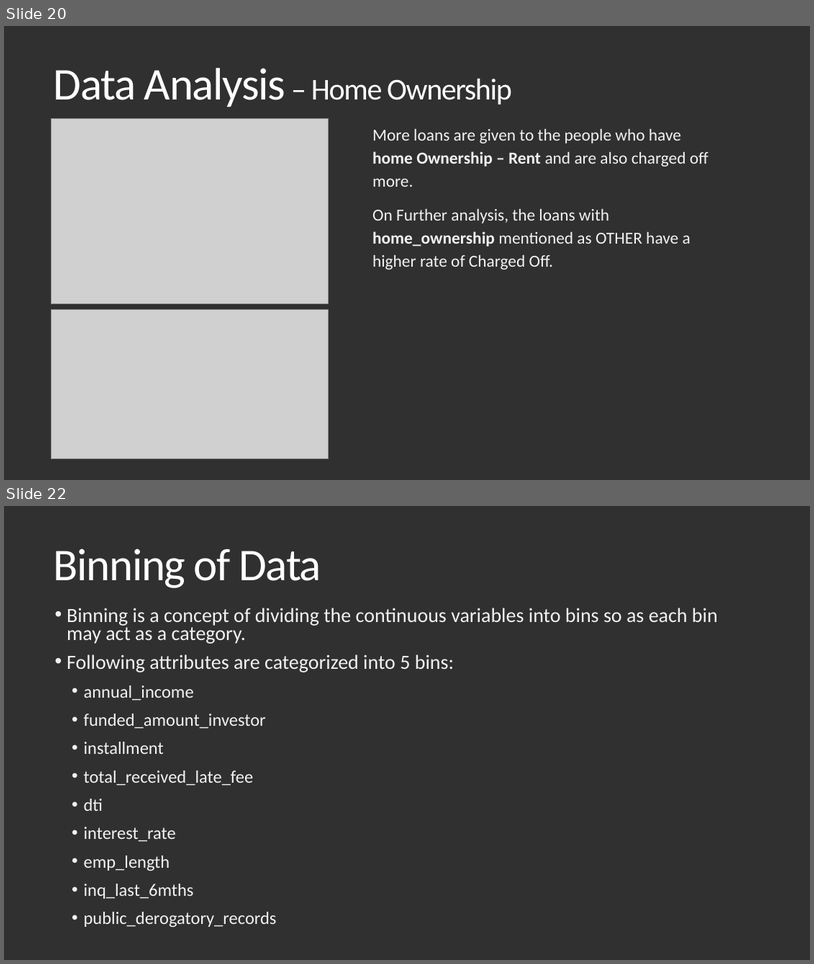
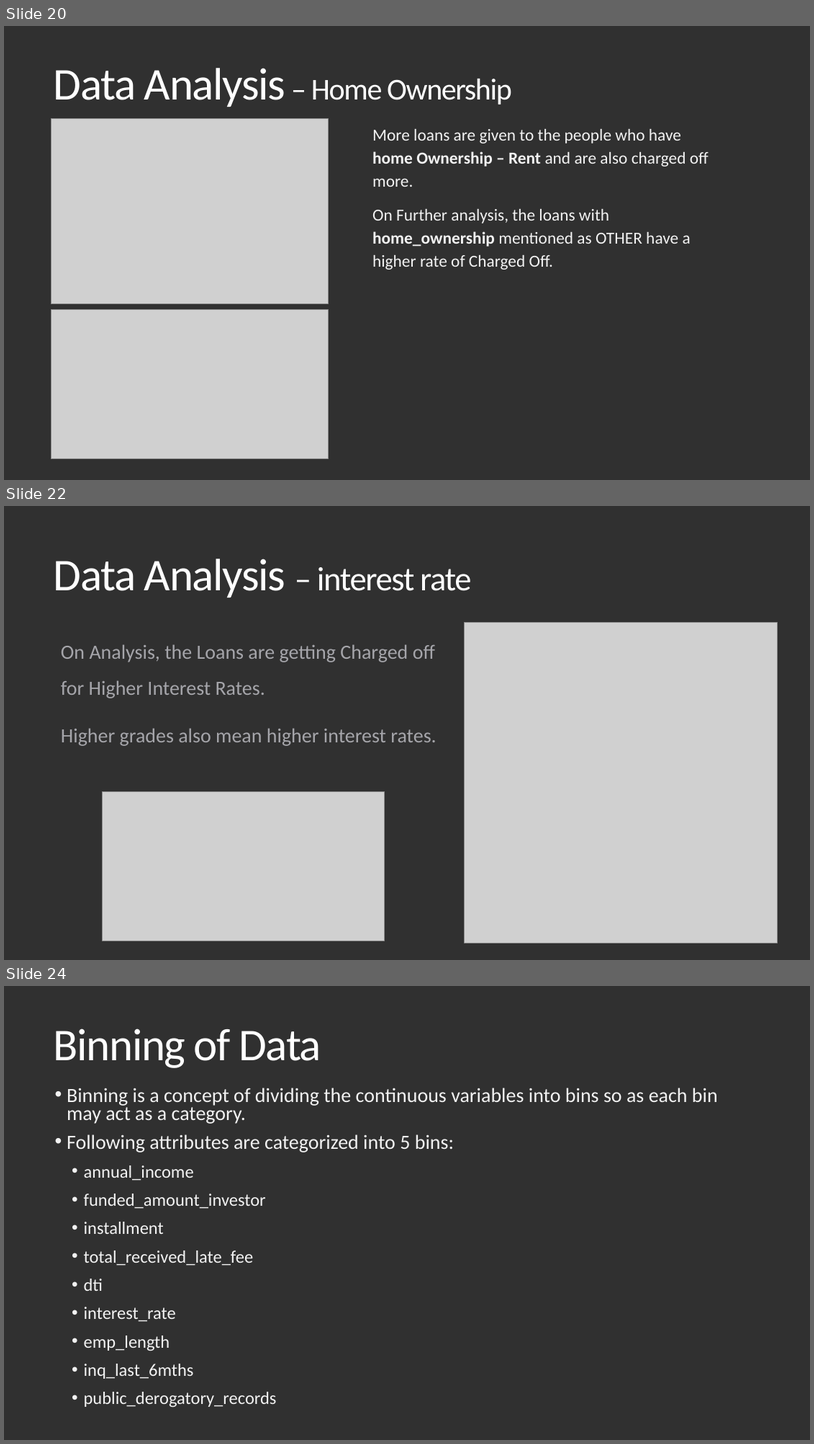
Before and after one commit to Vasista-Eranki/LendingClubCaseStudy, a slide deck: Lending Club Case Study.pptx. Shown one above the other, each under a label of ours: slides 20 and 22 before the commit, slides 20, 22 and 24 after it; the slides between them are not shown. The pictures are 814x964 and 814x1444 pixels, drawn with LibreOffice and Linux fonts; fonts in the diff are those of the drawing; grey boxes stand for pictures; background and template pictures are left out. Boxes give left, top, right and bottom in pixels: in the first picture for what was removed or moved away, otherwise in the second. Text is boxed around its words. In the diff, an @@ line names an element or a change of style, - is before the commit and + after.

```diff
--- a/Lending Club Case Study.pptx
+++ b/Lending Club Case Study.pptx
@@ slide 22 added at box(4, 506, 810, 960), background picture (left out) @@
@@ title added at box(54, 559, 471, 597), 40 pt, text #FFFFFF @@
+Data Analysis – interest rate
@@ picture added at box(465, 623, 778, 943) @@
@@ text added at box(61, 644, 436, 746), 24 pt, text #A5A5AA @@
+  On Analysis, the Loans are getting Charged off for Higher Interest Rates.
+  Higher grades also mean higher interest rates.
@@ picture added at box(103, 792, 384, 941) @@
@@ what was slide 22 is now slide 24 @@
```
Also in this commit, not shown: 8 slides changed, 2 other slides added, 1 other file.
